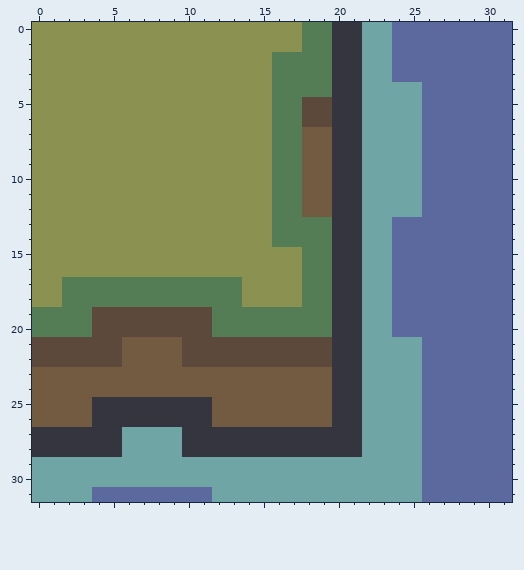
A pixel-art sprite gets an edit: images/wall/button_right.png. The picture above is the old version.
The file is 32x32 pixels.
Once edited:
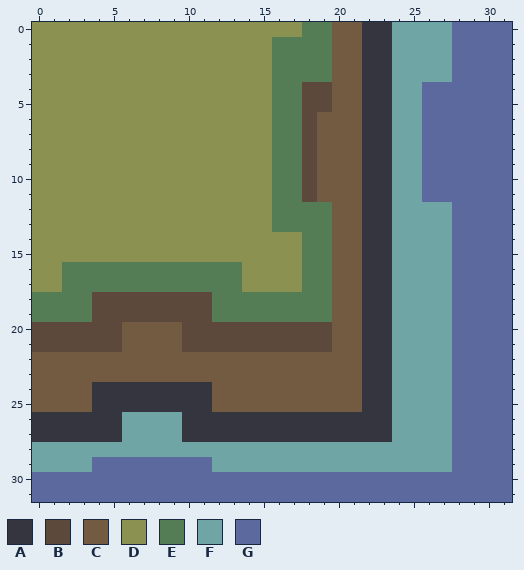
Palette (. is transparent): A #353540  B #5d483c  C #735b42  D #8b9150  E #557d55  F #6fa6a5  G #5c699f
What changed:
Colour A replaces colour C in row 24 at x 4 to 11; in row 26 at x 0 to 3 and 12 to 19.
Colour A replaces colour F in rows 0 to 27 at x 22 to 23.
Colour B replaces colour C in rows 7 to 11 at x 18.
Colour B replaces colour E in row 4 at x 18 to 19; in row 18 at x 4 to 11; in row 20 at x 0 to 3 and 12 to 19.
Colour C replaces colour A in rows 0 to 25 at x 20 to 21.
Colour C replaces colour B in row 6 at x 19; in row 20 at x 6 to 9; in row 22 at x 0 to 5 and 10 to 19.
Colour D replaces colour E in row 14 at x 16 to 17.
Colour E replaces colour C in row 12 at x 18 to 19.
Colour E replaces colour D in row 1 at x 16 to 17; in row 16 at x 2 to 13; in row 18 at x 0 to 1 and 14 to 17.
Colour F replaces colour A in row 26 at x 6 to 9; in row 28 at x 0 to 5 and 10 to 21.
Colour F replaces colour G in rows 0 to 3 at x 24 to 27; in row 12 at x 26 to 27; in rows 13 to 20 at x 24 to 27; in rows 21 to 29 at x 26 to 27.
Colour G replaces colour F in row 29 at x 4 to 11; in row 30 at x 0 to 25; in row 31 at x 0 to 3 and 12 to 25.
